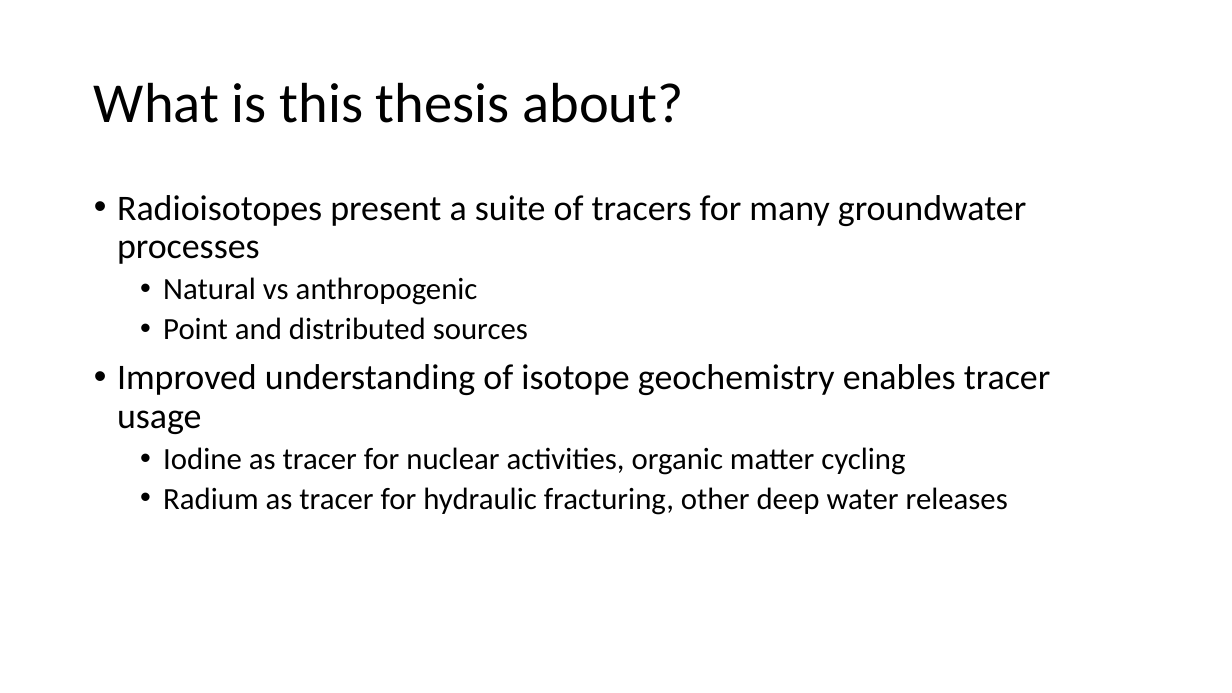
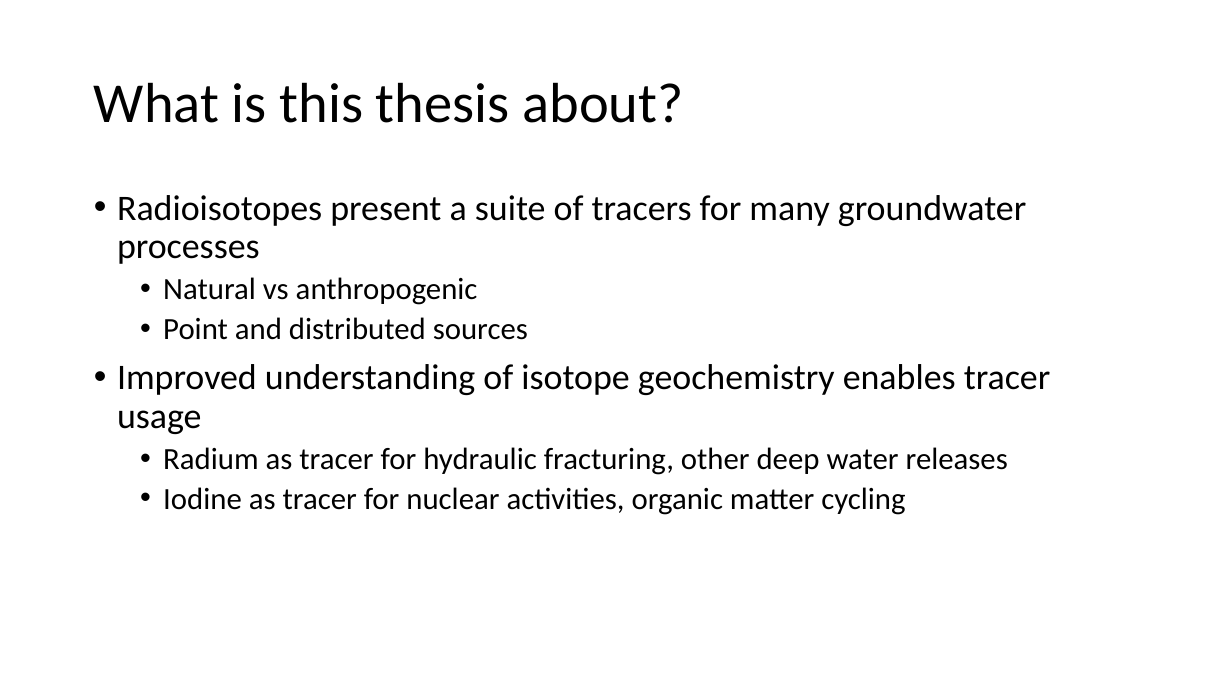
Before and after one commit to machen/Thesis-Proposal, a slide deck: slide 7 of Presentation.pptx. Drawn at 1232x693 pixels with LibreOffice and Linux fonts; fonts in the diff are those of the drawing. Boxes give left, top, right and bottom in pixels: in the first picture for what was removed or moved away, otherwise in the second. Text is boxed around its words. In the diff, an @@ line names an element or a change of style, - is before the commit and + after.

```diff
--- a/Presentation.pptx
+++ b/Presentation.pptx
@@ text at <box>163,447,1008,475</box>: paragraph added @@
+  • Radium as tracer for hydraulic fracturing, other deep water releases
@@ text at <box>163,487,1008,515</box>: paragraph removed @@
-  • Radium as tracer for hydraulic fracturing, other deep water releases
```
Also in this commit, not shown: 9 other slides changed, 11 slides added, 5 slides removed, 10 other files.
